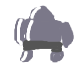
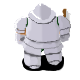
Layer changes from the first w=80, h=80 image to the second:
removed layer "新規レイヤー#1" over [14, 5, 74, 63]
added layer "head" above "hair" over [28, 3, 56, 24]
added layer "sholder" above "body" over [14, 15, 71, 43]
added layer "body" above "waist" over [25, 14, 60, 43]
added layer "waist" above "axe" over [21, 34, 64, 56]
added layer "axe" above "arms" over [62, 8, 71, 26]
added layer "arms" above "left-leg" over [15, 26, 71, 45]
added layer "left-leg" above "right-leg" over [24, 50, 50, 69]
added layer "right-leg" above "cloth" over [41, 46, 63, 66]
added layer "cloth" above "shadow" over [15, 16, 69, 55]
added layer "shadow" over [22, 54, 64, 71]
